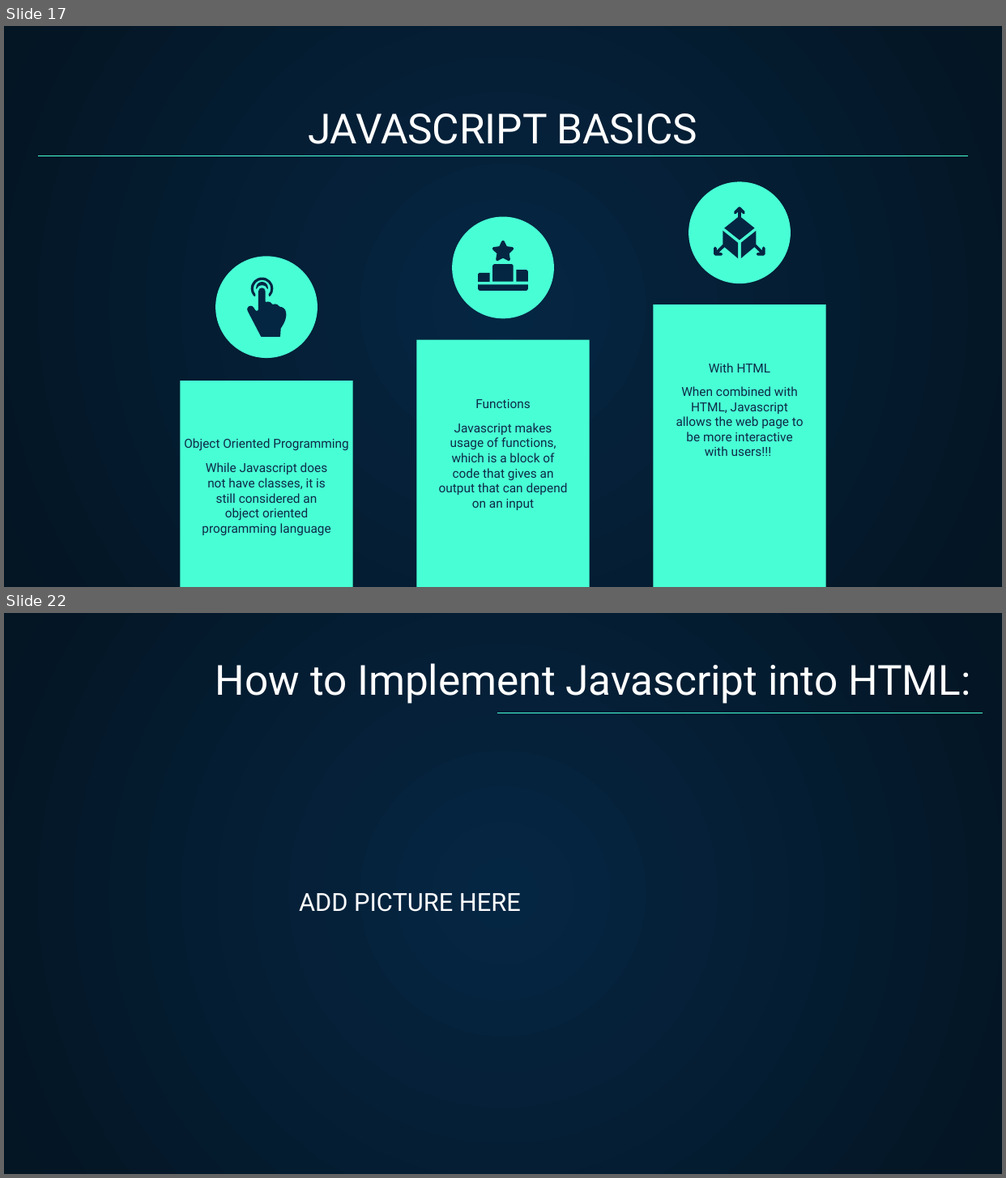
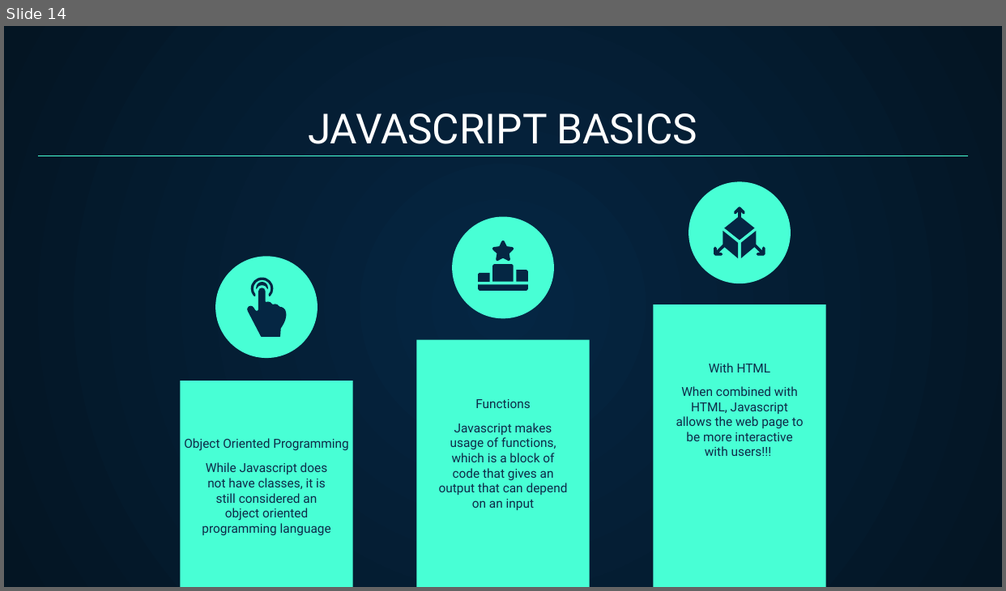
Before and after one commit to jarsnow/bugSmashers, a slide deck: bugsmashers_2024-2025/Web Development/Web Development.pptx. Shown one above the other, each under a label of ours: slides 17 and 22 before the commit, slide 14 after it; the slides between them are not shown. The pictures are 1006x1178 and 1006x591 pixels, drawn with LibreOffice and Linux fonts; fonts in the diff are those of the drawing. Boxes give left, top, right and bottom in pixels: in the first picture for what was removed or moved away, otherwise in the second. Text is boxed around its words. In the diff, an @@ line names an element or a change of style, - is before the commit and + after.

```diff
--- a/bugsmashers_2024-2025/Web Development/Web Development.pptx
+++ b/bugsmashers_2024-2025/Web Development/Web Development.pptx
@@ slide 22 removed at bbox=[4, 613, 1002, 1174], background gradient #052643 to #041523 @@
@@ title removed at bbox=[215, 663, 970, 704] @@
-How to Implement Javascript into HTML:
@@ line removed from (497, 713) to (983, 713) @@
@@ text removed at bbox=[299, 892, 521, 912] @@
-ADD PICTURE HERE
@@ what was slide 17 is now slide 14 @@
```
Also in this commit, not shown: 4 slides changed, 8 slides added, 13 other slides removed.
